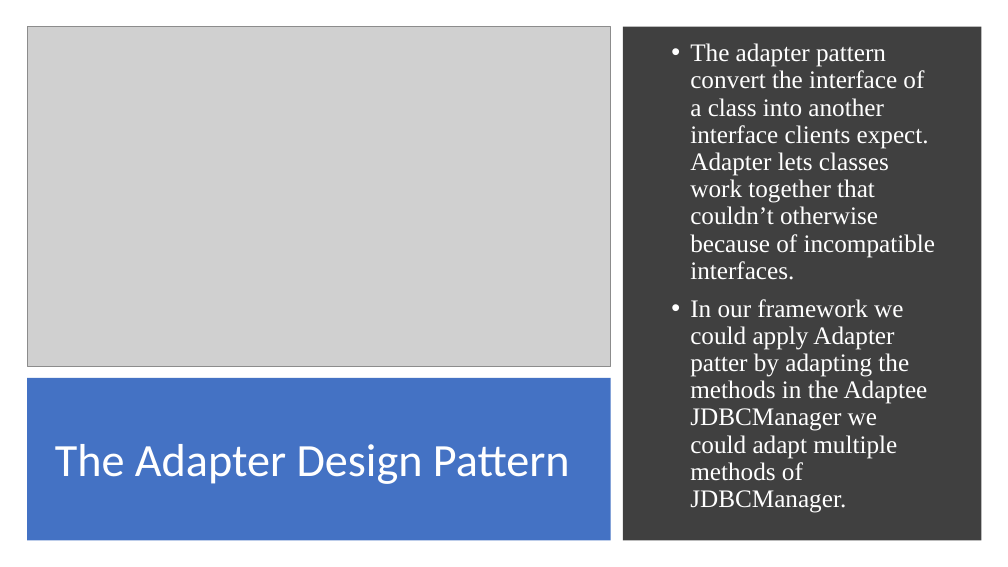
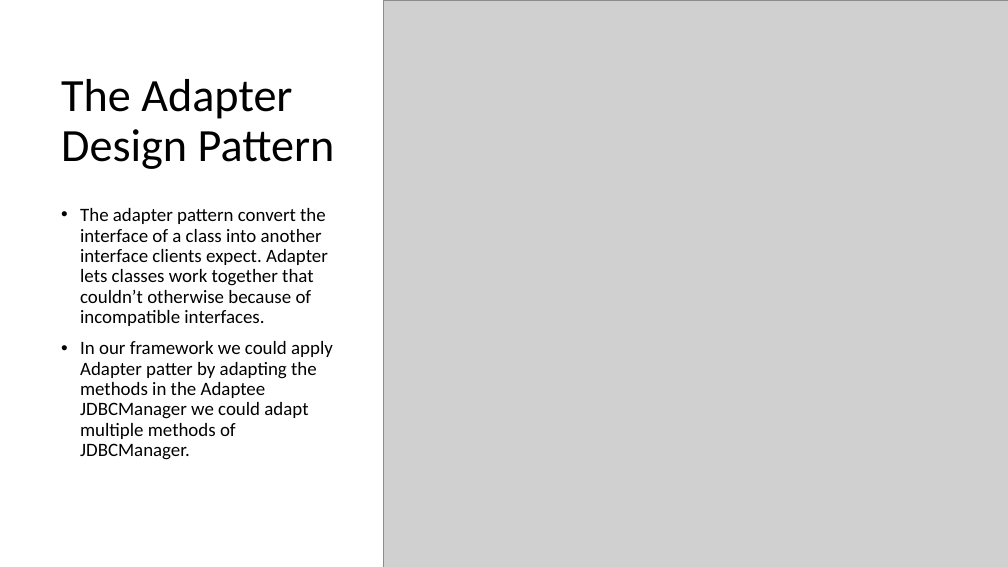
Before and after one commit to asdprojectlibrary/FrameworkLibraryProject, a slide deck: slide 8 of New Microsoft PowerPoint Presentation1.pptx. Drawn at 1008x567 pixels with LibreOffice and Linux fonts; fonts in the diff are those of the drawing; grey boxes stand for pictures. Boxes give left, top, right and bottom in pixels: in the first picture for what was removed or moved away, otherwise in the second. Text is boxed around its words. In the diff, an @@ line names an element or a change of style, - is before the commit and + after.

Commit message:
framework added

```diff
--- a/New Microsoft PowerPoint Presentation1.pptx
+++ b/New Microsoft PowerPoint Presentation1.pptx
@@ picture removed at (27, 26, 611, 366) @@
@@ picture added at (383, 0, 1008, 567) @@
@@ rectangle removed at (623, 26, 982, 541) @@
@@ title "The Adapter Design Pattern": place and size @@
-title "The Adapter Design Pattern" at (55, 444, 570, 484)
+title "The Adapter Design Pattern" at (61, 79, 335, 169)
@@ title "The Adapter Design Pattern" at (61, 79, 335, 169): text colour #FFFFFF to #000000; alignment right to left @@
@@ text "The adapter pattern convert the ...": place and size @@
-text "The adapter pattern convert the ..." at (690, 70, 935, 481)
+text "The adapter pattern convert the ..." at (80, 208, 333, 460)
@@ text "The adapter pattern convert the ..." at (80, 208, 333, 460): size 24 to 18 pt, font Times New Roman to Calibri, text colour #FFFFFF to #000000; vertical alignment middle to top @@
@@ rectangle removed at (27, 378, 611, 541) @@
```
Also in this commit, not shown: 2 other slides changed, 2 slides added, 1 slide removed, 1 other file.
